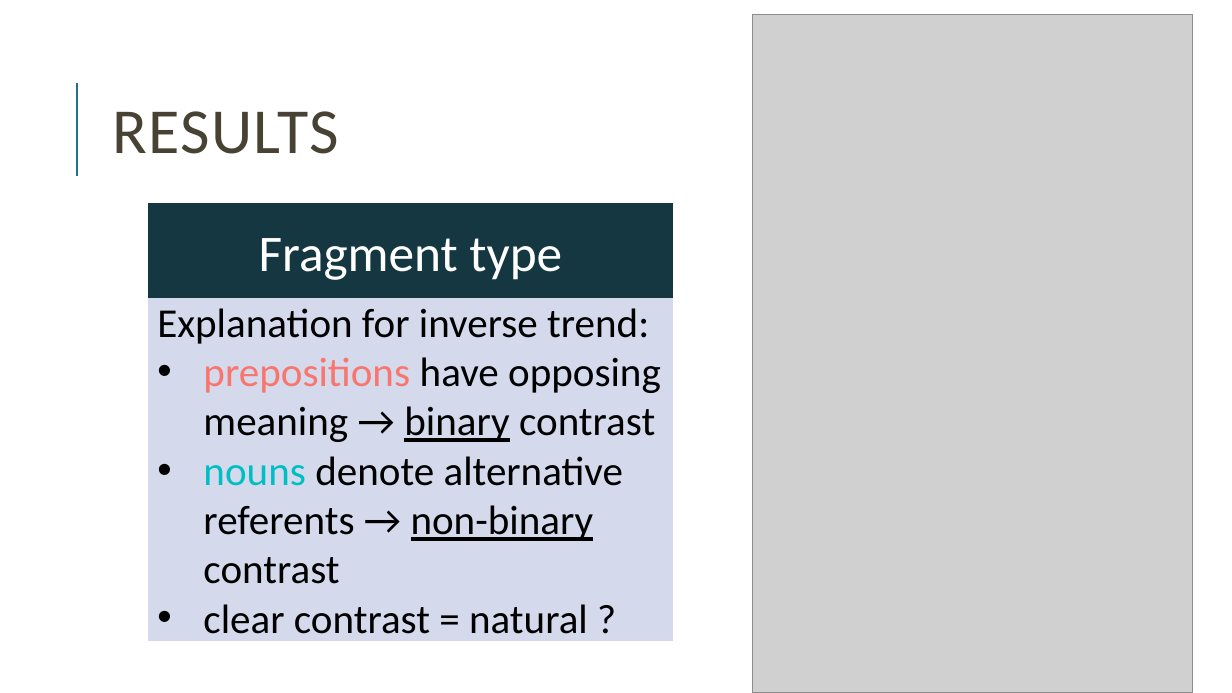
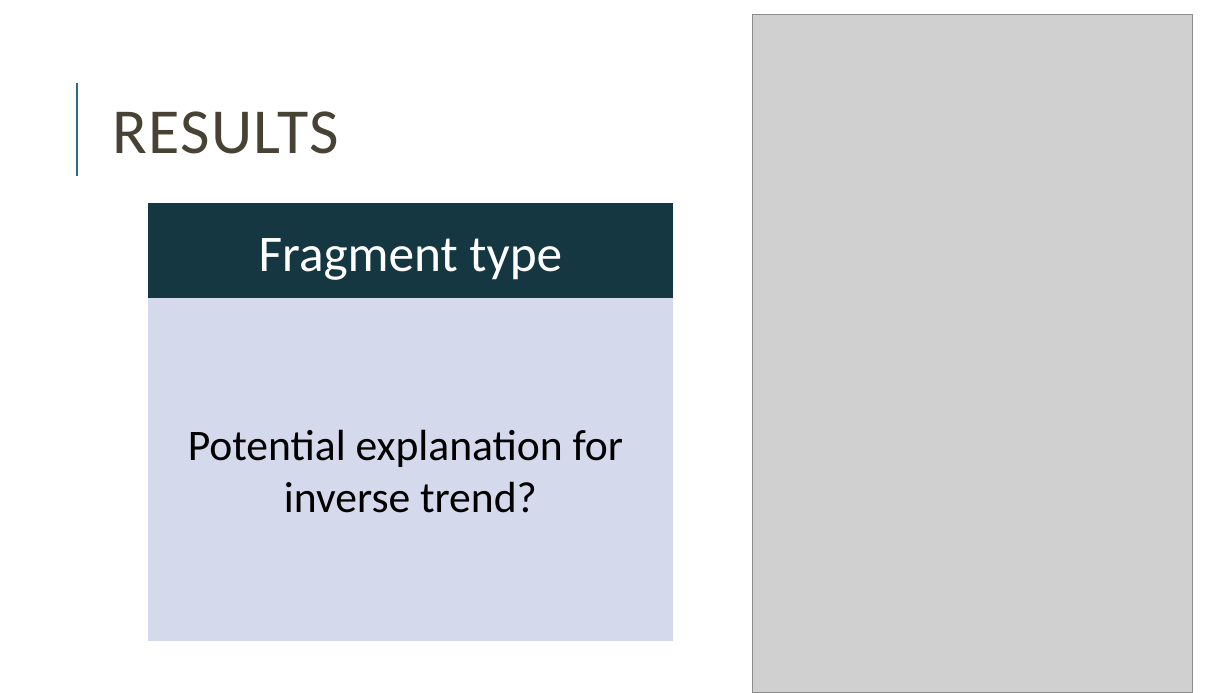
Before and after one commit to miriamschiele/MA, a slide deck: slide 32 of presentation/Miriam Schiele, MA presentation.pptx. Drawn at 1232x693 pixels with LibreOffice and Linux fonts; fonts in the diff are those of the drawing; grey boxes stand for pictures. Boxes give left, top, right and bottom in pixels: in the first picture for what was removed or moved away, otherwise in the second. Text is boxed around its words. In the diff, an @@ line names an element or a change of style, - is before the commit and + after.

Commit message:
few slides added to results and inverse trend

```diff
--- a/presentation/Miriam Schiele, MA presentation.pptx
+++ b/presentation/Miriam Schiele, MA presentation.pptx
@@ text in rectangle at (x1=188, y1=429, x2=624, y2=513): text changed; size 32 to 34 pt @@
-Explanation for inverse trend:
-• prepositions have opposing meaning → binary contrast
-• nouns denote alternative referents → non-binary contrast
-• clear contrast = natural ?
+Potential explanation for
+inverse trend?
```
Also in this commit, not shown: 7 other slides changed, 7 slides added, 1 other file.
